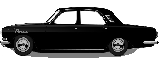
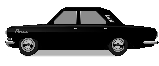
Layered file, before and after one edit (159x66). Changes by layer:
painted on "волга копия" over left=0, top=7, right=158, bottom=58
removed layer "волга" over left=0, top=7, right=158, bottom=57
added layer "Слой 4" (45%) above "тень" over left=49, top=9, right=107, bottom=25
hid "тень" over left=8, top=38, right=146, bottom=58
added layer "Слой 5" (30%) above "Слой 1" over left=21, top=48, right=120, bottom=57
